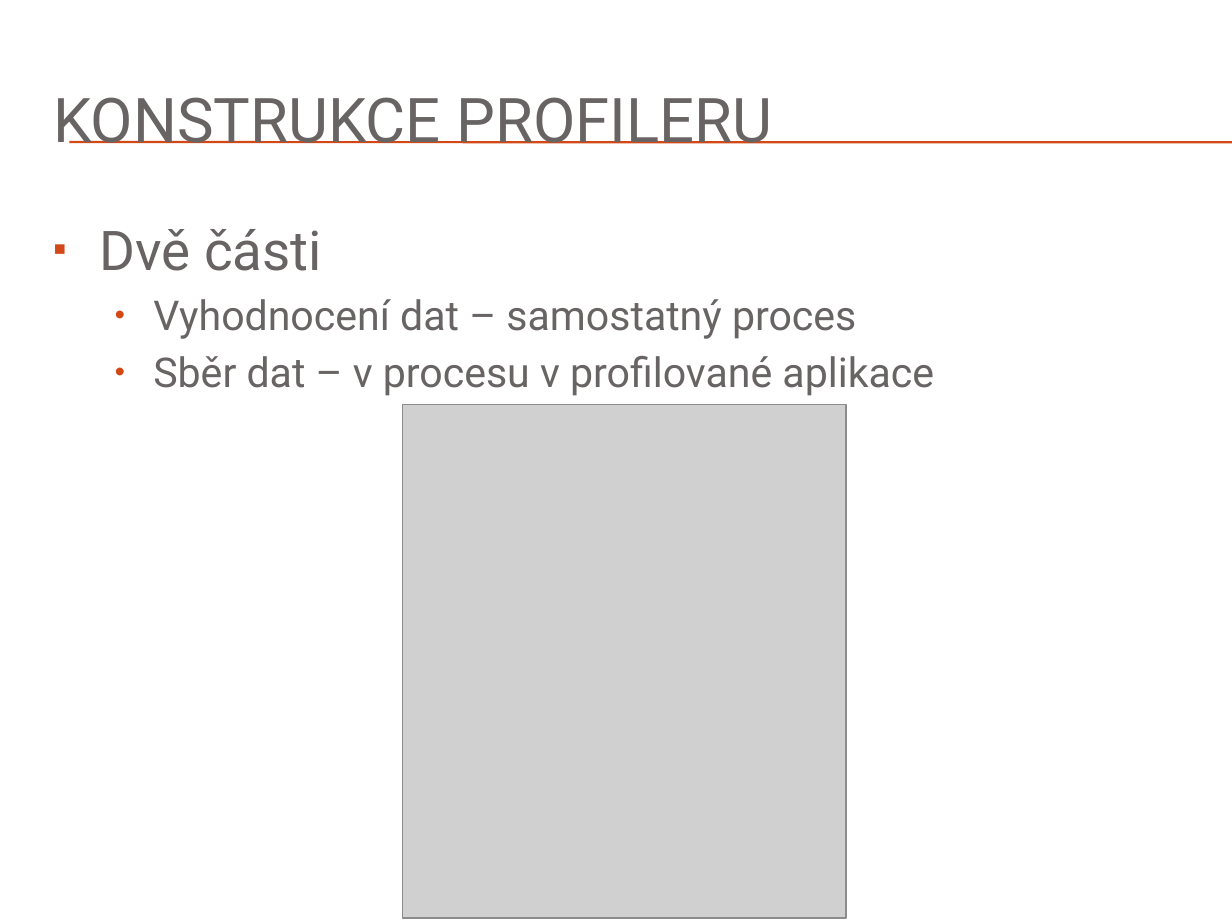
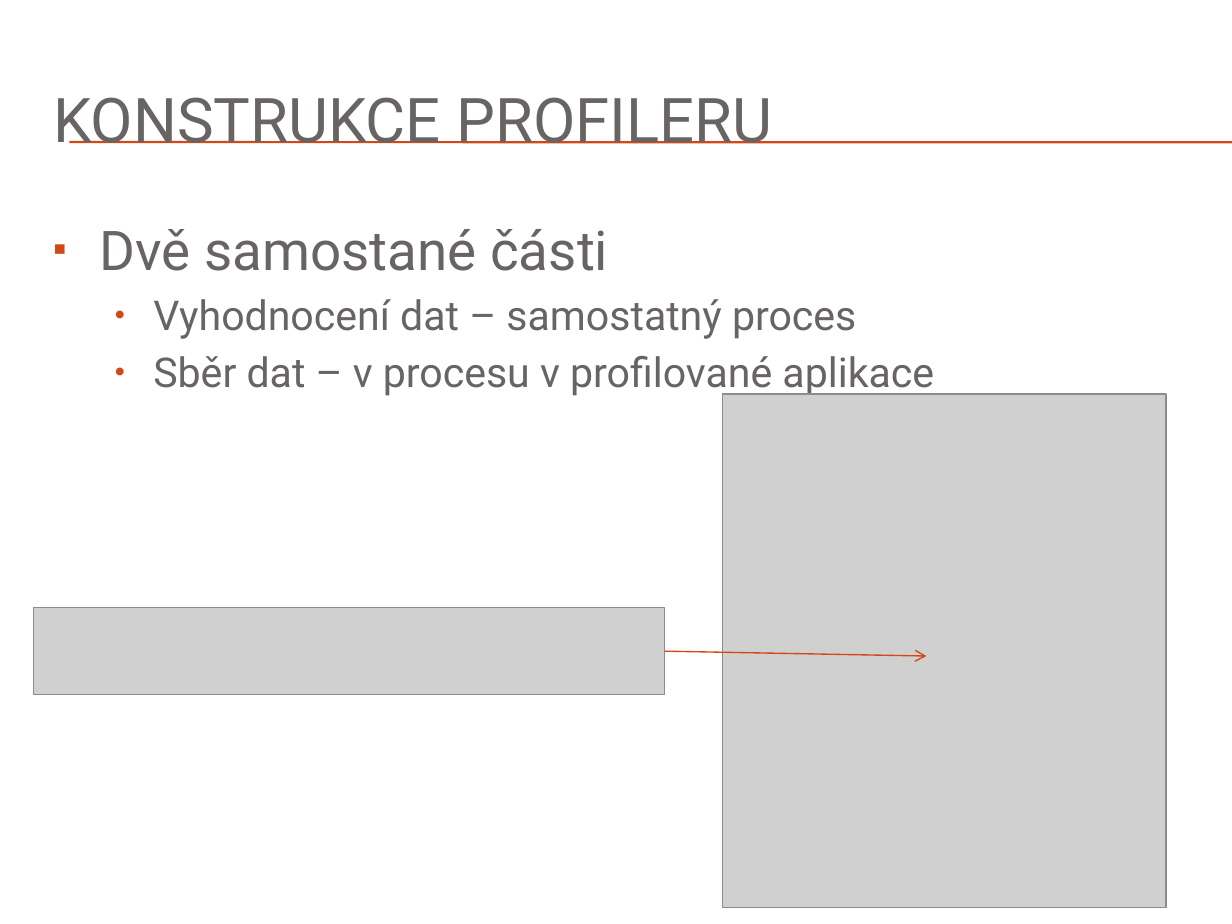
Before and after one commit to rasiths/visual-profiler, a slide deck: slide 7 of Thesis/Presentation/Výkonové profilování na platformě.pptx. Drawn at 1232x924 pixels with LibreOffice and Linux fonts; fonts in the diff are those of the drawing; grey boxes stand for pictures; background and template pictures are left out. Boxes give left, top, right and bottom in pixels: in the first picture for what was removed or moved away, otherwise in the second. Text is boxed around its words. In the diff, an @@ line names an element or a change of style, - is before the commit and + after.

```diff
--- a/Thesis/Presentation/Výkonové profilování na platformě.pptx
+++ b/Thesis/Presentation/Výkonové profilování na platformě.pptx
@@ text at bbox=[99, 229, 608, 271]: text changed @@
-▪ Dvě části
+▪ Dvě samostané části
@@ picture: place and size @@
-picture at bbox=[403, 404, 846, 918]
+picture at bbox=[723, 394, 1167, 908]
@@ picture added at bbox=[34, 607, 665, 695] @@
@@ arrow added from (664, 652) to (926, 655), #D34817 0.79 pt @@
```
Also in this commit, not shown: 1 other slide changed, 6 slides added, 4 other files.
